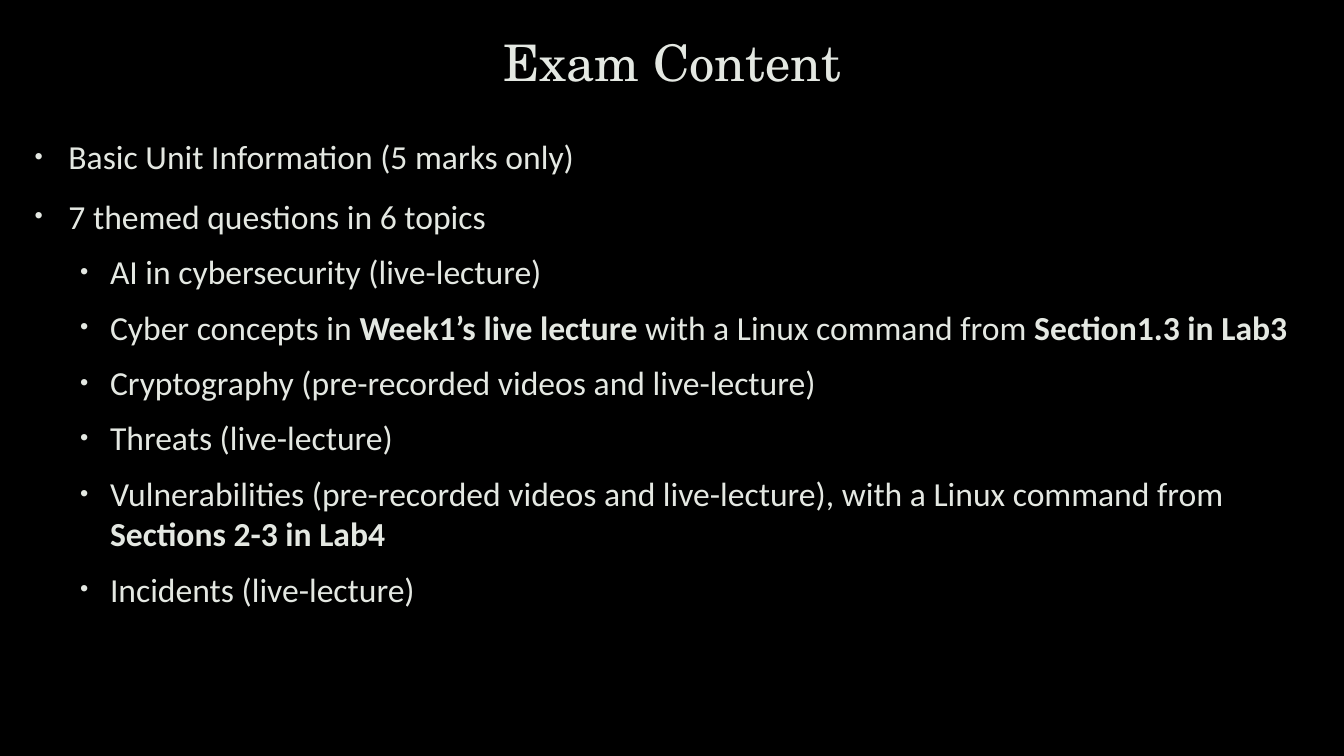
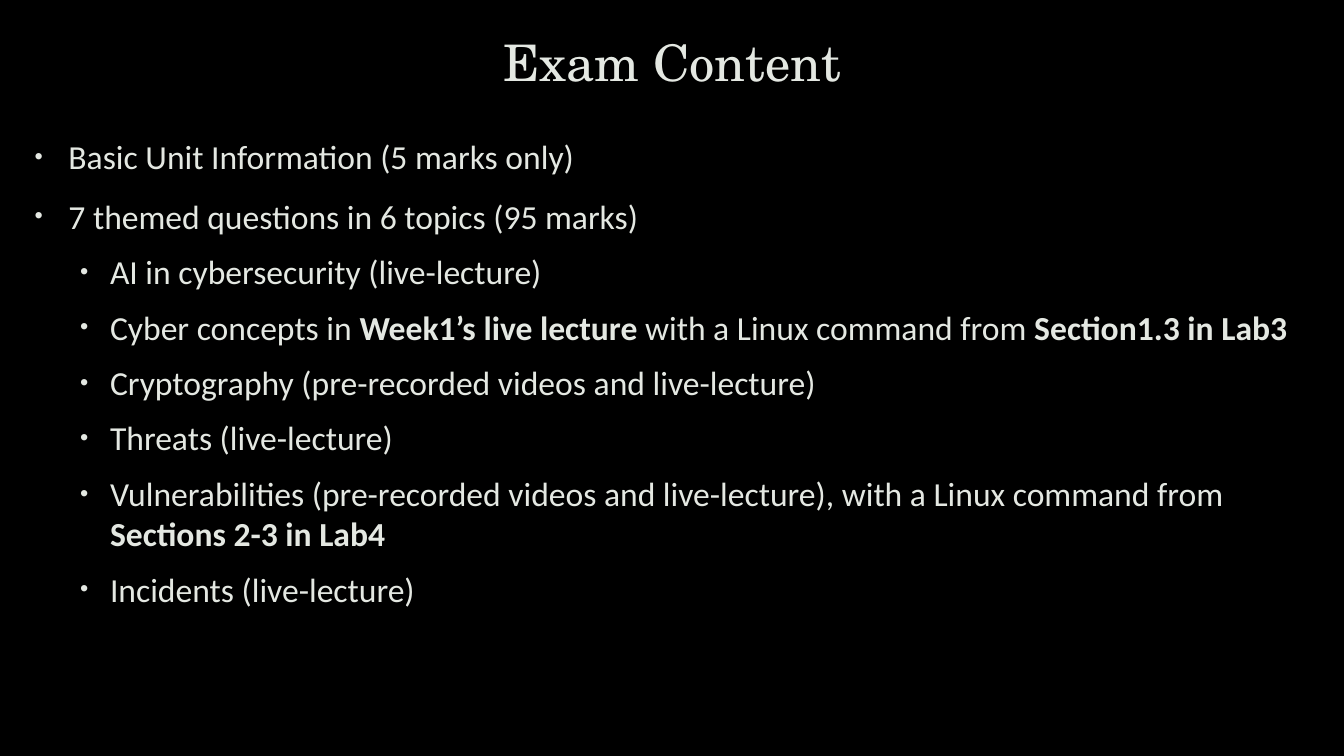
Before and after one commit to uwacyber/cits1003, a slide deck: slide 6 of cits1003-lecture_slides/CITS1003-B ExamExample-exercises.pptx. Drawn at 1344x756 pixels with LibreOffice and Linux fonts; fonts in the diff are those of the drawing; background and template pictures are left out. Boxes give left, top, right and bottom in pixels: in the first picture for what was removed or moved away, otherwise in the second. Text is boxed around its words. In the diff, an @@ line names an element or a change of style, - is before the commit and + after.

```diff
--- a/cits1003-lecture_slides/CITS1003-B ExamExample-exercises.pptx
+++ b/cits1003-lecture_slides/CITS1003-B ExamExample-exercises.pptx
@@ text at [68, 204, 638, 235]: text changed @@
-• 7 themed questions in 6 topics
+• 7 themed questions in 6 topics (95 marks)
```
Also in this commit, not shown: 4 other slides changed.
